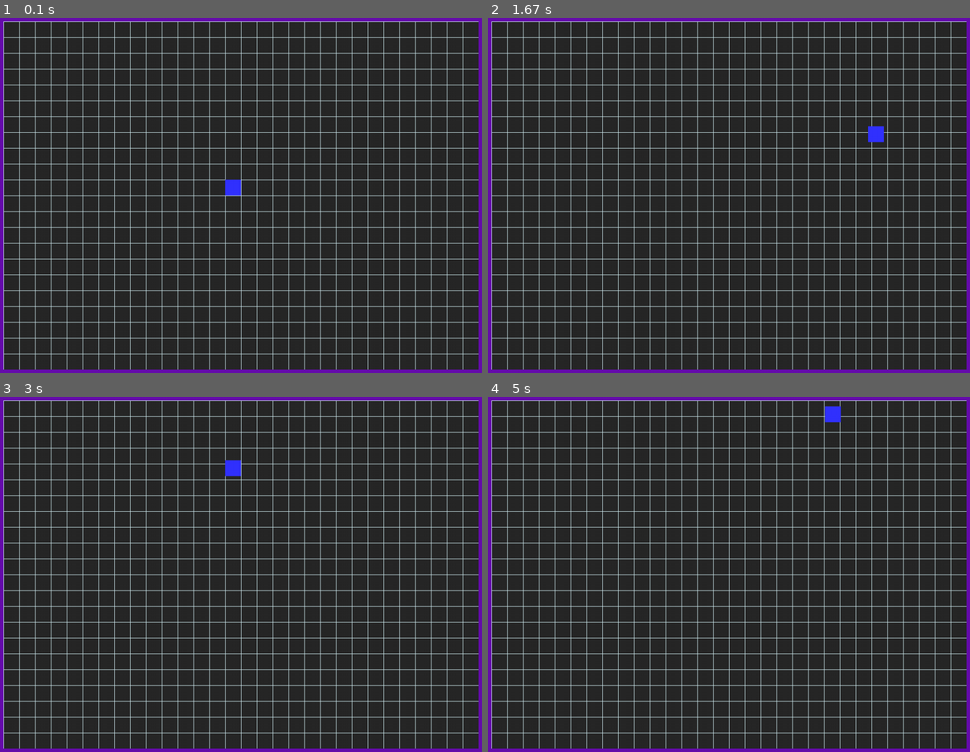
Above: before the commit, frames 1-4 (two rows, left to right).
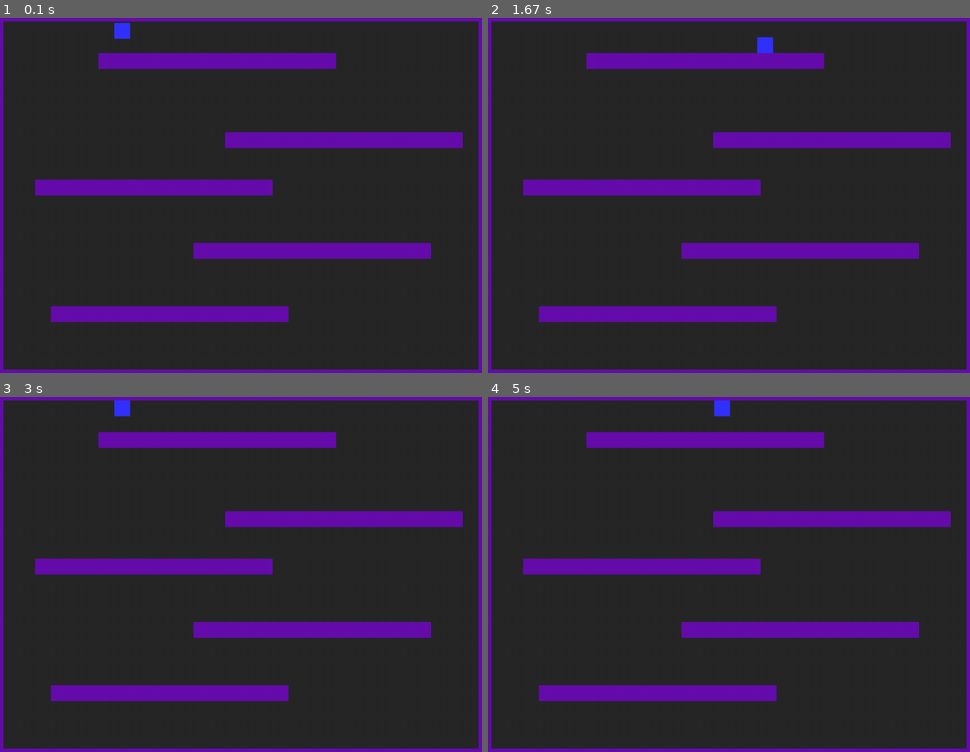
Above: after the commit, the same moments.

Repository: ArthurC13/A-Level-Project-Arthur-Chen
Game: pygame game, started from A level Project.py
The game is run twice, just before and just after one commit, with the same random seed, the same clock (stepped at 60 frames per second) and the same inputs.
Inputs:
- Up to frame 1 (0.1 s): no input
- Up to frame 2 (1.67 s): hold Right 0.33-0.8 s; hold Up 0.83-1.13 s; hold Right 1.17-1.63 s
- Up to frame 3 (3 s): hold Left 1.67-2.2 s; hold Left 2.23-2.63 s; hold Up from 2.67 s (still down)
- Up to frame 4 (5 s): release Up at 3.03 s; hold Right 3.07-3.7 s; hold Left 3.73-4.2 s; hold Right 4.23-4.7 s; hold Up from 4.73 s (still down)

The runs differ from the first frame. In frame 1, 21% of the frame differs, in the area x 0-100%, y 0-100%; in frame 2, 21%; in frame 3, 22%; in frame 4, 22%.

Commit message:
added gravity

Diff:
--- a/A level Project.py
+++ b/A level Project.py
@@ -18,8 +18,8 @@
 BRIGHTBLUE = (15, 137, 202)
 
 # -- Game settings
-WIDTH = 1024
-HEIGHT = 768
+WIDTH = 1024        #32*32
+HEIGHT = 768        #24*32
 FPS = 60
 GAMETITLE = 'A Level Project'
 
@@ -62,20 +62,18 @@
                 self.rect.y = int(self.pos.y)
 
     def movement_controls(self):
-        self.acc = pygame.math.Vector2(0, 0)
+        self.acc = pygame.math.Vector2(0, 0.2)
         keys = pygame.key.get_pressed()
         if keys[pygame.K_UP]:
             self.acc.y = -PLAYERACC
         if keys[pygame.K_LEFT]:
             self.acc.x = -PLAYERACC
-        if keys[pygame.K_DOWN]:
-            self.acc.y = PLAYERACC
         if keys[pygame.K_RIGHT]:
             self.acc.x = PLAYERACC
 
     def update(self):
         self.movement_controls()
-        self.acc += self.vel*FRICTION
+        self.acc.x += self.vel.x*FRICTION
         self.vel += self.acc
         self.pos += self.vel + 0.5 * self.acc
         self.rect.x = int(self.pos.x)
@@ -113,7 +111,7 @@
 
     def new_game(self):
         self.sprite_group_reset()
-        self.level = 1
+        self.level = 2
         self.load_map(self.level)
 
     def load_map_file(self, map_path):
@@ -158,7 +156,7 @@
 
     def draw(self):
         self.screen.fill(DARKGREY)
-        self.show_grid_lines()
+        #self.show_grid_lines()
         self.all_sprites_group.draw(self.screen)
         pygame.display.flip()
 
--- a/maps/map1.txt
+++ b/maps/map1.txt
@@ -7,9 +7,9 @@
 10000000000000000000000000000001
 10000000000000000000000000000001
 10000000000000000000000000000001
+100p0000000000000000000000000001
 10000000000000000000000000000001
 10000000000000000000000000000001
-100000000000000p0000000000000001
 10000000000000000000000000000001
 10000000000000000000000000000001
 10000000000000000000000000000001
--- a/maps/map2.txt
+++ b/maps/map2.txt
@@ -1,23 +1,23 @@
 11111111111111111111111111111111
-10000000000000000000000000000001
+10000000p00000000000000000000001
 10000000000000000000000000000001
 10000001111111111111110000000001
 10000000000000000000000000000001
 10000000000000000000000000000001
 10000000000000000000000000000001
 10000000000000000000000000000001
+10000000000000011111111111111101
+10000000000000000000000000000001
+10000000000000000000000000000001
+10011111111111111100000000000001
 10000000000000000000000000000001
 10000000000000000000000000000001
 10000000000000000000000000000001
+10000000000001111111111111110001
 10000000000000000000000000000001
 10000000000000000000000000000001
 10000000000000000000000000000001
-10000000000000000000000000000001
-10000000000000000000000000000001
-10000000000000000000000000000001
-10000000000000000000000000000001
-10000000000000000000000000000001
-10000000000000000000000000000001
+10001111111111111110000000000001
 10000000000000000000000000000001
 10000000000000000000000000000001
 10000000000000000000000000000001
